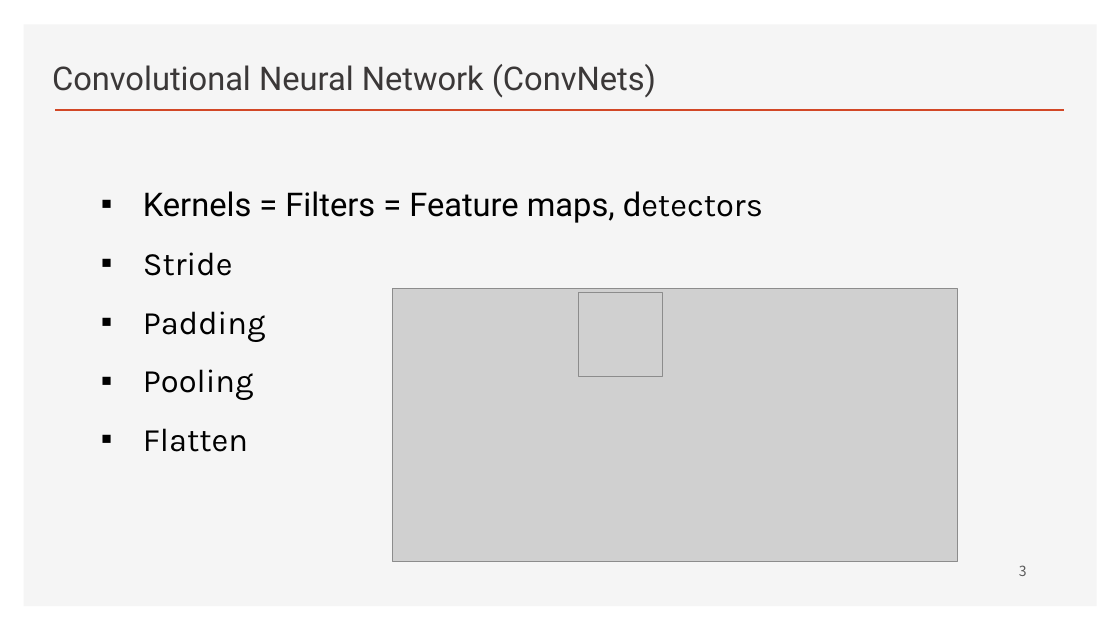
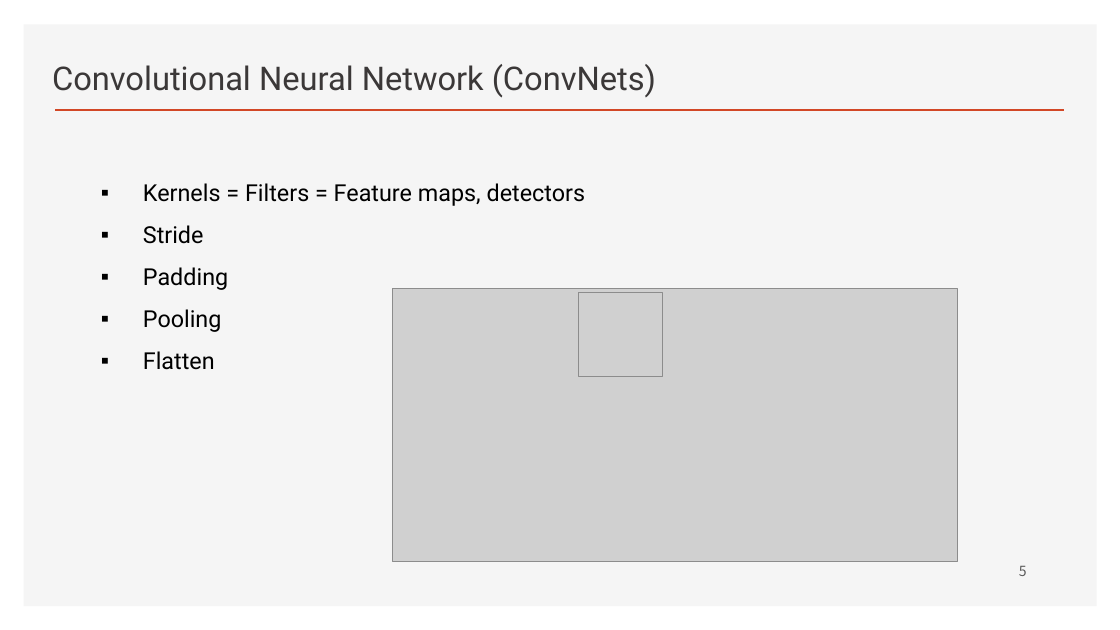
Before and after one commit to ancestor9/2026_Fall_Deep-Learning-with-Python, a slide deck: slide 5 of Chapter 08 Image Classification.pptx (slide 3 before the commit). Drawn at 1120x630 pixels with LibreOffice and Linux fonts; fonts in the diff are those of the drawing; grey boxes stand for pictures; background and template pictures are left out. Boxes give left, top, right and bottom in pixels: in the first picture for what was removed or moved away, otherwise in the second. Text is boxed around its words. In the diff, an @@ line names an element or a change of style, - is before the commit and + after.

```diff
--- a/Chapter 08 Image Classification.pptx
+++ b/Chapter 08 Image Classification.pptx
@@ text "Kernels = Filters = Feature ..." at (143, 183, 585, 370): size 28 to 20 pt; font Karla to Roboto in "detectors", "Stride", "Padding", "Pooling" and 1 more places @@
@@ page number at (1019, 566, 1027, 576): text changed @@
-3
+5
```
Also in this commit, not shown: 6 other slides changed, 6 slides added, 1 slide removed.
